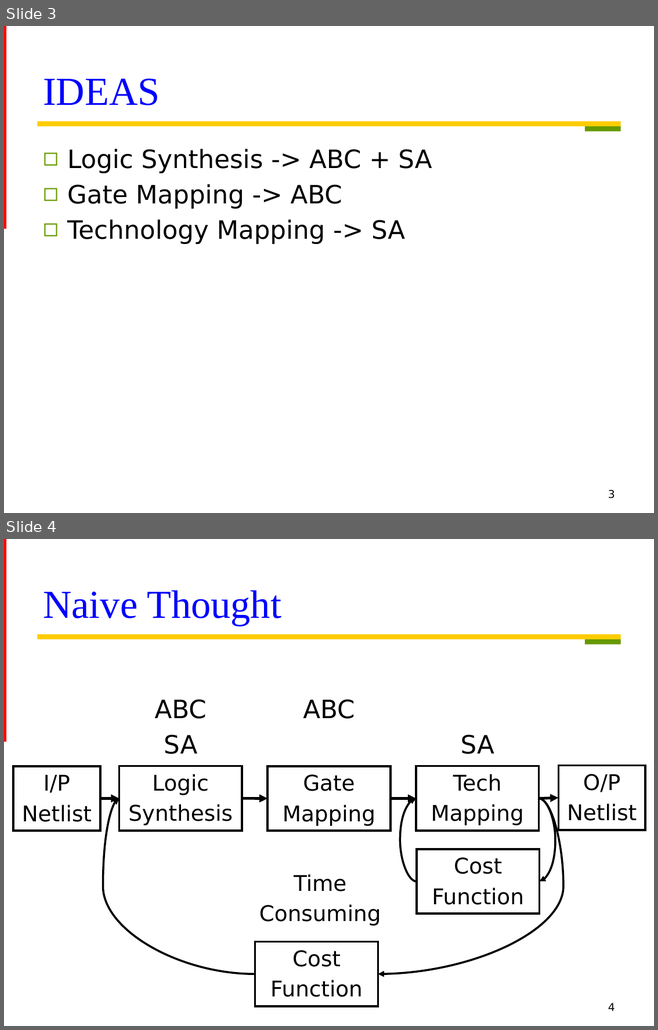
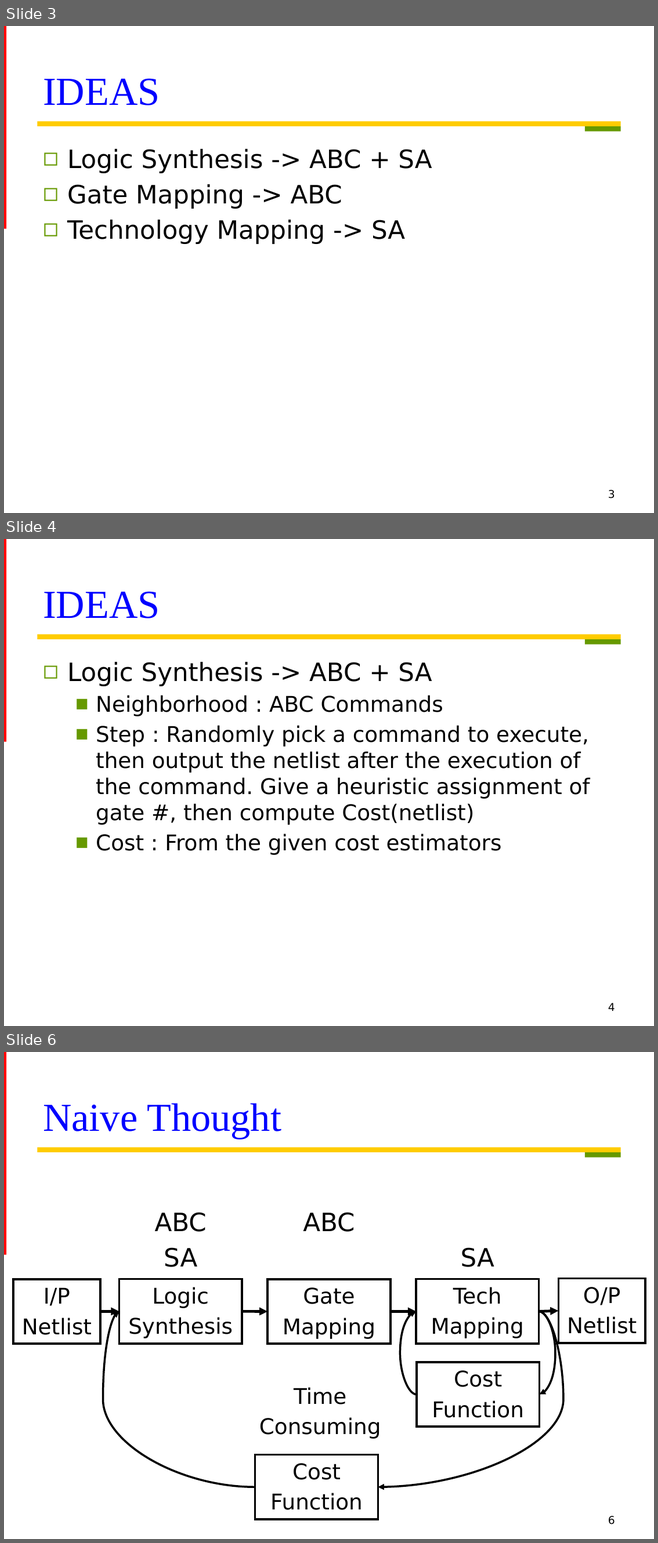
Before and after one commit to swear01/ICCAD_24_A, a slide deck: RolandJiang.pptx. Shown one above the other, each under a label of ours: slides 3 and 4 before the commit, slides 3, 4 and 6 after it; the slides between them are not shown. The pictures are 658x1030 and 658x1543 pixels, drawn with LibreOffice and Linux fonts; fonts in the diff are those of the drawing. Boxes give left, top, right and bottom in pixels: in the first picture for what was removed or moved away, otherwise in the second. Text is boxed around its words. In the diff, an @@ line names an element or a change of style, - is before the commit and + after.

```diff
--- a/RolandJiang.pptx
+++ b/RolandJiang.pptx
@@ slide 4 added at bbox=[4, 539, 654, 1026], background #FFFFFF; not listed: 3 template elements that a slide beside it also shows @@
@@ title added at bbox=[43, 591, 159, 618], 44 pt, text #0000FF @@
+IDEAS
@@ text added at bbox=[67, 662, 590, 855], 24 pt, text #000000 @@
+◻ Logic Synthesis -> ABC + SA
+  ■ Neighborhood : ABC Commands
+  ■ Step : Randomly pick a command to execute, then output the netlist after the execution of the command. Give a heuristic assignment of gate #, then compute Cost(netlist)
+  ■ Cost : From the given cost estimators
@@ page number added at bbox=[608, 1003, 615, 1011], 12 pt, text #000000 @@
+4
@@ what was slide 4 is now slide 6 @@
@@ page number at bbox=[608, 1516, 615, 1525]: text changed @@
-4
+6
```
Also in this commit, not shown: 1 other slide added, 1 other file.
